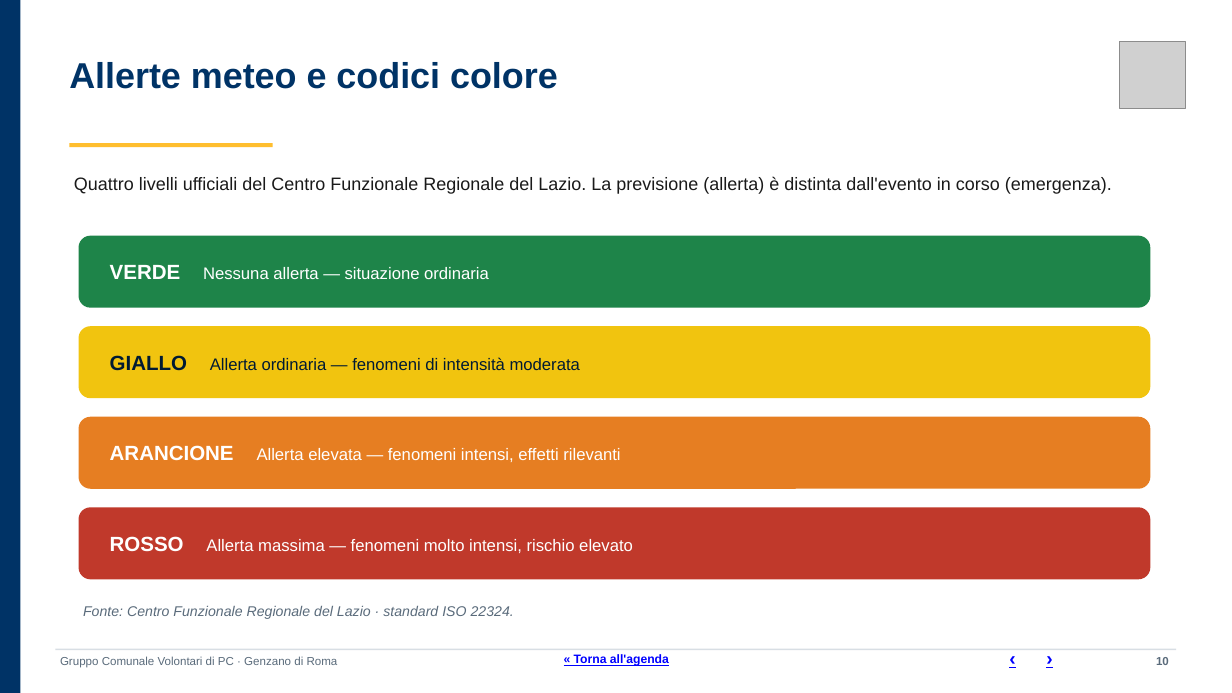
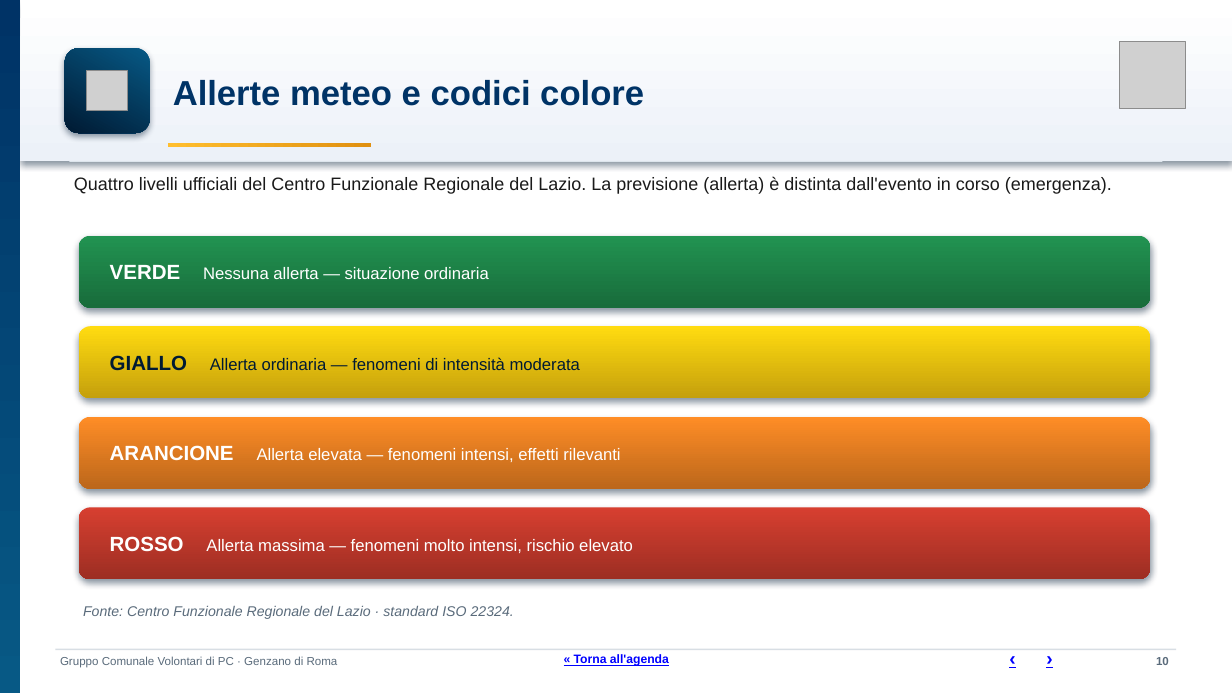
Before and after one commit to SviluppoItaliaDigitale/sito-pc-genzano, a slide deck: slide 10 of static/manuali/presentazione-struttura-sito.pptx. Drawn at 1232x693 pixels with LibreOffice and Linux fonts; fonts in the diff are those of the drawing; grey boxes stand for pictures. Boxes give left, top, right and bottom in pixels: in the first picture for what was removed or moved away, otherwise in the second. Text is boxed around its words. In the diff, an @@ line names an element or a change of style, - is before the commit and + after.

```diff
--- a/static/manuali/presentazione-struttura-sito.pptx
+++ b/static/manuali/presentazione-struttura-sito.pptx
@@ rectangle at [0,0,20,693]: fill #003366 to gradient #003366 to #075985 @@
@@ rectangle added at [20,0,1232,161], fill gradient #FFFFFF to #ECF1F8 @@
@@ rounded rectangle added at [65,48,150,133], fill gradient #075985 to #001A33 @@
@@ text "Allerte meteo e codici colore": place and size @@
-text "Allerte meteo e codici colore" at [69,62,558,89]
+text "Allerte meteo e codici colore" at [173,80,644,106]
@@ text "Allerte meteo e codici colore" at [173,80,644,106]: size 28 to 27 pt; vertical alignment top to middle @@
@@ picture added at [87,70,128,111] @@
@@ rectangle: place and size @@
-rectangle at [69,143,273,147]
+rectangle at [168,143,372,147]
@@ rectangle at [168,143,372,147]: fill #FFBE2E to gradient #FFBE2E to #E09010 @@
@@ rectangle added at [69,161,1163,162], fill #DDE5EC @@
@@ rounded rectangle "VERDE Nessuna allerta — situazione ..." at [79,236,1151,308]: fill #1E8449 to gradient #219351 to #186C3B; shadow on @@
@@ rounded rectangle "GIALLO Allerta ordinaria — fenomeni ..." at [79,326,1151,398]: fill #F1C40F to gradient #FFDB10 to #C5A00C; shadow on @@
@@ rounded rectangle "ARANCIONE Allerta elevata — fenomeni ..." at [79,417,1151,489]: fill #E67E22 to gradient #FF8D26 to #BC671B; shadow on @@
@@ rounded rectangle "ROSSO Allerta massima — fenomeni ..." at [79,507,1151,579]: fill #C0392B to gradient #D73F30 to #9D2E23; shadow on @@
```
Also in this commit, not shown: 55 other slides changed, 2 other files.
